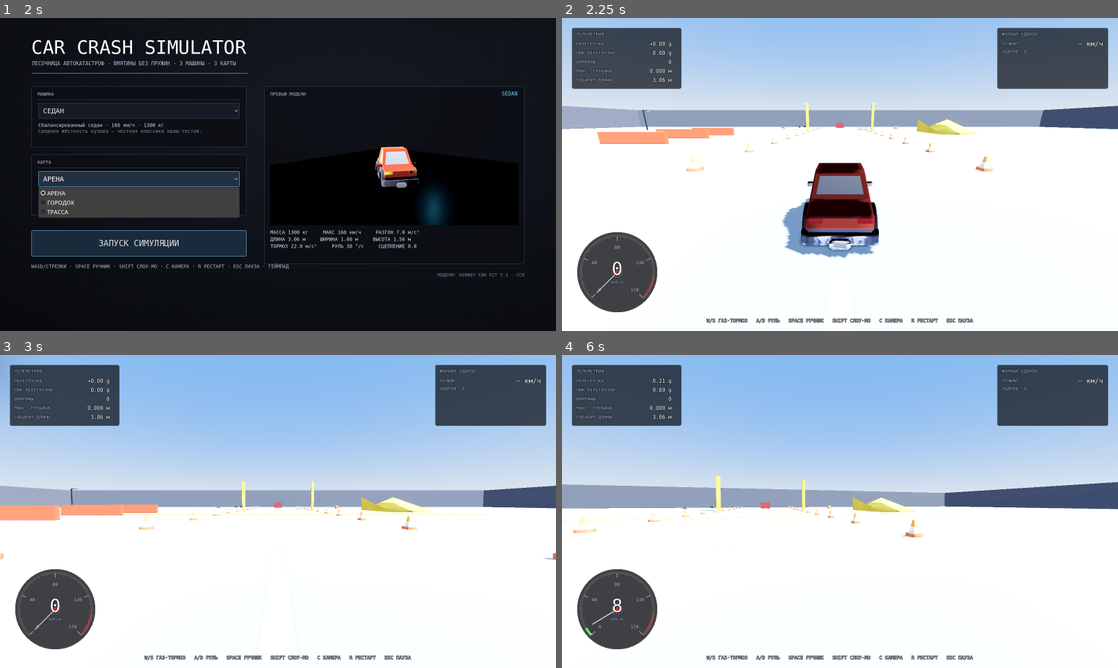
Above: before the commit, frames 1-4 (two rows, left to right).
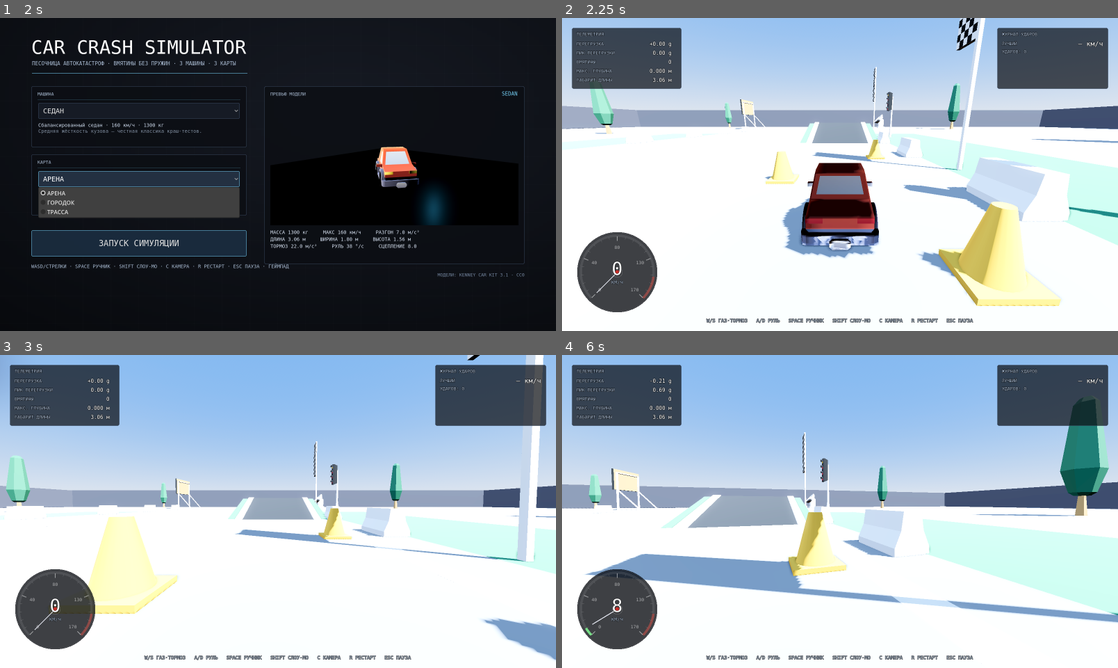
Above: after the commit, the same moments.

Repository: lightcodegit/carcrashsimulator
Game: Godot game, scene res://scenes/main_menu.tscn
Two runs of this game, one before a commit and one after it. Both use one fixed random seed, a clock stepped at 60 frames per second and the inputs below.
Inputs (mouse positions are in pixels of both pictures, inside the frame that each line leads up to):
- Up to frame 1 (2 s): click "СЕДАН" at 0.5 s; click "АРЕНА" at 1.25 s
- Up to frame 2 (2.25 s): click "ЗАПУСК СИМУЛЯЦИИ" at 2 s
- Up to frame 3 (3 s): tap Enter at 2.75 s; move the mouse to (400, 495) at 2.77 s; hold D (steer_right) from 2.78 s (still down); hold C (cam_cycle) from 2.78 s (still down); click (400, 495) at 2.92 s
- Up to frame 4 (6 s): release D (steer_right) at 3.5 s; release C (cam_cycle) at 3.5 s; tap R (respawn) at 3.5, 4.25 s; drag from (728, 527) to (812, 574) at 3.52 s; move the mouse to (895, 442) at 4.27 s; hold D (steer_right) 4.28-5 s; hold W (throttle) 4.28-5 s; drag from (812, 574) to (673, 464) at 5.02 s; move the mouse to (1006, 558) at 5.77 s; hold A (steer_left) from 5.78 s (still down); hold Shift (slowmo) from 5.78 s (still down)

Frame 1 is identical in both runs. In frame 2, 14% of the frame differs, in the area x 5-100%, y 0-92%; in frame 3, 12%; in frame 4, 18%, in the area x 0-100%, y 13-86%.

Commit message:
feat: maps rebuilt from Kenney Racing Kit (CC0); three-ray obstacle probe
- assets/racing: 70 сегментов Kenney Racing Kit 1.0.0 (CC0, лицензия рядом) —
  плиты дорог, повороты, стартовая арка, отбойники, пит-боксы, трибуны, тенты,
  билборды, фонари, флаги, радар, деревья, трамплины
- MapDB.kit() ставит сегмент с trimesh-коллайдером по реальной геометрии;
  backface_collision обязателен, иначе лучи проходят сквозь меш насквозь
- дорога тонется на ROAD_Y=-0.2, чтобы полотно (плита высотой 0.2) легло на y=0;
  тайл 10x10, полотно 8.37 м, при rot_y=90 дорога идёт вдоль +X
- Арена: испытательная петля (прямая + roadHalfCircle + обратная прямая), трамплин
  roadRamp, лежачий полицейский, слалом из пилонов, пит-боксы, трибуны, краш-блок
- Городок: улицы из дорожных плит, арка на въезде, фонари/билборды/заборы/отбойники
  из набора трассы поверх зданий City Kit
- Трасса: 620 м полотна из roadStraightLong, стартовая арка, трамплин, отбойники
  barrierWall по всей длине, пит-лейн с боксами и трибунами, стена на финише
- h_visual меряет удар по сигналу, а по кадрам сдвинут за момент столкновения

fix: _probe бьёт тремя лучами поперёк кузова и берёт ближайшее попадание. Одним
центральным лучом машина шириной 1.9 м промахивалась мимо отбойника, начинавшегося
ровно с её оси: solver останавливал раму, но удар не регистрировался и кузов не мялся

Diff:
--- a/scripts/core/car_rig.gd
+++ b/scripts/core/car_rig.gd
@@ -207,25 +207,42 @@
 	var hit := _space().intersect_ray(q)
 	return -INF if hit.is_empty() else hit.position.y
 
-# Луч из центра рамы вдоль dir. Пусто, если препятствия нет, оно пологое (рампа/пол),
-# это низкая ступень (бордюр) или до него далеко. Иначе — точка контакта и выталкивание.
+# Три луча вдоль dir поперёк кузова, берём ближайшее попадание. Одним центральным
+# лучом машина шириной 1.9 м промахивалась мимо отбойника, который начинался ровно
+# с её оси, хотя solver её останавливал: удар не регистрировался.
+# Пусто, если препятствия нет, оно пологое (рампа/пол), это низкая ступень (бордюр)
+# или до него далеко.
 func _probe(origin: Vector3, dir: Vector3, half: float, vel: Vector3) -> Dictionary:
 	var space := _space()
-	var eye := origin + Vector3(0, 0.2, 0)      # выше пола, чтобы не цеплять землю
+	var fwd := Vector3(cos(heading), 0.0, -sin(heading))
+	var lateral := fwd.cross(Vector3.UP).normalized()
+	var forward_axis := absf(dir.dot(fwd)) > 0.7
+	var spread := lateral if forward_axis else fwd
+	var span := params.width if forward_axis else params.length
 	var margin := half + 0.25 + vel.length() * 0.012
-	var q := PhysicsRayQueryParameters3D.create(eye, eye + dir * (margin + 0.1))
-	q.exclude = [chassis.get_rid()]
-	var hit := space.intersect_ray(q)
+	var offsets: Array[float] = [-span * 0.32, 0.0, span * 0.32]
+	var hit := {}
+	var best_along := INF
+	for off in offsets:
+		var from := origin + Vector3(0, 0.2, 0) + spread * off   # выше пола, чтобы не цеплять землю
+		var q := PhysicsRayQueryParameters3D.create(from, from + dir * (margin + 0.1))
+		q.exclude = [chassis.get_rid()]
+		var h := space.intersect_ray(q)
+		if h.is_empty(): continue
+		var along: float = (h.position - from).dot(dir)
+		if along < best_along:
+			best_along = along
+			hit = h
 	if hit.is_empty(): return {}
 	var n: Vector3 = hit.normal
 	if n.y > DRIVABLE_NORMAL_Y: return {}       # на такую поверхность можно заезжать
-	var along: float = (hit.position - eye).dot(dir)
-	if along >= half + 0.05: return {}
+	if best_along >= half + 0.05: return {}
 	# низкое препятствие не стена: на бордюр и площадку заезжаем, а не упираемся
 	var car_bottom := origin.y - params.collider_size().y * 0.5
-	var top := _obstacle_top(hit.position)
+	var point: Vector3 = hit.position
+	var top := _obstacle_top(point)
 	if top > -INF and top < car_bottom + STEP_UP: return {}
-	return {"point": hit.position, "push": maxf(0.0, half + 0.03 - along)}
+	return {"point": point, "push": maxf(0.0, half + 0.03 - best_along)}
 
 func _physics_process(dt: float) -> void:
 	if body == null or body.wheels.is_empty(): return
--- a/scripts/maps/map_db.gd
+++ b/scripts/maps/map_db.gd
@@ -4,6 +4,8 @@
 # деревьев, заборов, конусов и ящиков + процедурные коробки для пола, стен и рамп.
 
 const A := "res://assets/city/"
+const R := "res://assets/racing/"
+const ROAD_Y := -0.2      # плиты дорог Kenney Racing Kit высотой 0.2: топим, чтобы верх был на y = 0
 const P := "res://assets/props/"
 const CARS := "res://assets/cars/"
 const PROP := 1.3          # единый масштаб пропов относительно моделей машин
@@ -54,6 +56,49 @@
 	body.position = origin
 	root.add_child(body)
 	return body
+
+static func _mesh_faces(m: Mesh) -> PackedVector3Array:
+	var faces := PackedVector3Array()
+	for s in m.get_surface_count():
+		var arr := m.surface_get_arrays(s)
+		var v: PackedVector3Array = arr[Mesh.ARRAY_VERTEX]
+		var ix: PackedInt32Array = arr[Mesh.ARRAY_INDEX]
+		if ix.size() >= 3:
+			for t in range(0, ix.size(), 3):
+				faces.append(v[ix[t]]); faces.append(v[ix[t + 1]]); faces.append(v[ix[t + 2]])
+		else:
+			for q in v: faces.append(q)
+	return faces
+
+# Сегмент Kenney Racing Kit. road => плита топится на ROAD_Y, чтобы полотно легло на y = 0.
+# solid => статичный trimesh-коллайдер по геометрии сегмента (рампы и отбойники честные).
+static func kit(root: Node3D, name: String, pos: Vector3, rot_y_deg: float, solid: bool, road := false) -> MeshInstance3D:
+	var m: Mesh = load(R + name + ".obj")
+	if m == null:
+		push_warning("MapDB: сегмент трассы не найден " + name)
+		return null
+	var mi := MeshInstance3D.new()
+	mi.mesh = m
+	mi.name = "kit:" + name
+	mi.position = pos + Vector3(0, ROAD_Y if road else 0.0, 0)
+	mi.rotation.y = deg_to_rad(rot_y_deg)
+	root.add_child(mi)
+	if solid:
+		var body := StaticBody3D.new()
+		body.position = mi.position
+		body.rotation.y = mi.rotation.y
+		var cs := CollisionShape3D.new()
+		var shape := ConcavePolygonShape3D.new()
+		shape.set_faces(_mesh_faces(m))
+		# без этого лучи проходят сквозь trimesh (обратные грани отсекаются), хотя
+		# solver тело останавливает: клармп рамы и опора переставали видеть препятствие
+		shape.backface_collision = true
+		cs.shape = shape
+		body.add_child(cs)
+		var pm := PhysicsMaterial.new(); pm.friction = 0.0
+		body.physics_material_override = pm
+		root.add_child(body)
+	return mi
 
 static func _aabb_in(n: Node3D) -> AABB:
 	var merged := AABB(); var first := true
@@ -116,31 +161,43 @@
 	box(root, Vector3(0, 4, 100), Vector3(200, 8, 1), wc)
 	box(root, Vector3(-100, 4, 0), Vector3(1, 8, 200), wc)
 	box(root, Vector3(100, 4, 0), Vector3(1, 8, 200), wc)
-	# разметка испытательного полигона
-	for k in 20:
-		box_vis(root, Vector3(-90 + k * 9.5, 0.02, 0), Vector3(5.0, 0.02, 0.4), Color(0.85, 0.85, 0.88))
-	box_vis(root, Vector3(30, 0.02, 0), Vector3(0.4, 0.02, 60), Color(0.9, 0.75, 0.2))
-	# столбы, отбойники, краш-блок
-	box(root, Vector3(60, 4, -10), Vector3(0.8, 8, 0.8), Color(0.75, 0.7, 0.2))
-	box(root, Vector3(60, 4, 10), Vector3(0.8, 8, 0.8), Color(0.75, 0.7, 0.2))
-	for i in 3:
-		box(root, Vector3(20 + i * 8, 0.7, -25), Vector3(0.4, 1.4, 8), Color(0.9, 0.3, 0.2))
+	# испытательная петля: outbound по z = 0, разворот, return по z = -20
+	for k in 5:
+		kit(root, "roadStraightLong", Vector3(-40.0 + k * 20.0, 0, 5), 90, false, true)
+	kit(root, "roadHalfCircle", Vector3(60, 0, 5), 90, false, true)
+	for k in 5:
+		kit(root, "roadStraightLong", Vector3(-40.0 + k * 20.0, 0, -15), 90, false, true)
+	# трамплин вместо одной плиты outbound и лежачий полицейский на return
+	kit(root, "roadRamp", Vector3(20, 0, 5), 90, true, true)
+	kit(root, "roadBump", Vector3(-30, 0, -15), 90, true, true)
+	for k in 8:
+		kit(root, "grass", Vector3(-40.0 + k * 10.0, 0.02, 16), 90, false)
+		kit(root, "grass", Vector3(-40.0 + k * 10.0, 0.02, -26), 90, false)
+	# отбойники по внешнему и внутреннему краю петли
+	for k in 10:
+		kit(root, "barrierWhite", Vector3(-40.0 + k * 10.0, 0, 4.9), 0, true)
+		kit(root, "barrierWhite", Vector3(-40.0 + k * 10.0, 0, -26.1), 0, true)
+	for k in 4:
+		kit(root, "barrierRed", Vector3(44.0 + k * 2.5, 0, 4.9), 0, true)
+	# боксы, трибуны и обвес полигона
+	kit(root, "pitsGarage", Vector3(-60, 0, 9.5), 0, true)
+	kit(root, "pitsOffice", Vector3(-60, 0, 21.0), 0, true)
+	kit(root, "tent", Vector3(-72, 0, 10), 0, true)
+	for k in 2:
+		kit(root, "grandStand", Vector3(-20.0 + k * 11.0, 0, -34.0), 0, true)
+	kit(root, "overheadLights", Vector3(-6, 0, 6.3), 90, true)
+	for k in 3:
+		kit(root, "lightRed", Vector3(-30.0 + k * 30.0, 0, 8.5), 0, true)
+		kit(root, "flagCheckers", Vector3(-24.0 + k * 30.0, 0, 6.6), 0, false)
+	kit(root, "billboard", Vector3(70, 0, -34.0), 0, true)
+	kit(root, "radarEquipment", Vector3(78, 0, 12.0), 0, true)
+	# слалом из пилонов и краш-блок в конце прямой
+	for k in 5:
+		kit(root, "pylon", Vector3(-14.0 + k * 6.0, 0, 2.6 * (1 if k % 2 == 0 else -1)), 0, true)
 	box(root, Vector3(82, 1, 0), Vector3(3, 2, 3), Color(0.6, 0.2, 0.2))
-	box(root, Vector3(0, 4, 99.0), Vector3(60, 8, 1), Color(0.3, 0.3, 0.33))
-	wedge(root, Vector3(38, 0.0, 25), 14, 3.2, 8, Color(0.95, 0.8, 0.2))
-	# конусы вдоль полосы разгона и ящики на площадке
-	for k in 12:
-		prop(root, P + "cone.glb", Vector3(6 + k * 7.0, 0.0, 8.0), PROP, 0.0, false)
-		prop(root, P + "cone.glb", Vector3(6 + k * 7.0, 0.0, -8.0), PROP, 0.0, false)
 	for k in 4:
-		prop(root, P + "box.glb", Vector3(70.0 + k * 1.3, 0.0, 20.0 + k * 0.4), PROP, 0.4 * k, true)
-	prop(root, P + "debris-tire.glb", Vector3(88, 0.0, -18), PROP * 1.2, 0.0, true)
-	prop(root, P + "debris-tire.glb", Vector3(90, 0.0, -16), PROP * 1.2, 0.7, true)
-	prop(root, P + "debris-bumper.glb", Vector3(76, 0.0, -22), PROP, 0.9, true)
-	prop(root, CARS + "sedan.glb", Vector3(-40, 0.0, 30), 1.0, PI * 0.5, true)   # припаркованная мишень
-	prop(root, CARS + "race.glb", Vector3(-40, 0.0, 38), 1.0, PI * 0.5, true)
-	for k in 6:
-		street_lamp(root, Vector3(-60 + k * 24.0, 0, -60), 1.0)
+		kit(root, "treeLarge", Vector3(-80.0 + k * 50.0, 0, 40.0), 0, true)
+		kit(root, "treeSmall", Vector3(-60.0 + k * 50.0, 0, -50.0), 0, true)
 	return {"root": root, "spawn": Transform3D(Basis.IDENTITY, Vector3(0, 1.0, 0)),
 		"bounds": AABB(Vector3(-110, -30, -110), Vector3(220, 70, 220)),
 		"info": {"colliders": root.get_child_count(), "has_ramp": true}}
@@ -149,11 +206,13 @@
 	var root := Node3D.new(); root.name = "Town"
 	box(root, Vector3(0, -1.0, 0), Vector3(300, 2, 300), Color(0.42, 0.42, 0.45))
 	var rng := RandomNumberGenerator.new(); rng.seed = 20261029
-	# улицы: главная вдоль z = -24, поперечная вдоль x = 0
-	box_vis(root, Vector3(0, 0.02, -24), Vector3(300, 0.03, 14), Color(0.16, 0.16, 0.18))
-	box_vis(root, Vector3(0, 0.02, 36), Vector3(300, 0.03, 12), Color(0.16, 0.16, 0.18))
-	box_vis(root, Vector3(0, 0.03, -24), Vector3(300, 0.02, 0.35), Color(0.85, 0.82, 0.4))
+	# улицы из плит Racing Kit: главная вдоль z = -24 и вторая вдоль z = 36
+	for k in 14:
+		kit(root, "roadStraightLong", Vector3(-140.0 + k * 20.0, 0, -19), 90, false, true)
+		kit(root, "roadStraightLong", Vector3(-140.0 + k * 20.0, 0, 41), 90, false, true)
+	kit(root, "roadStart", Vector3(-140, 0, -17.7), 90, true, true)   # арка на въезде в город
 	for k in 24:
+		box_vis(root, Vector3(-140 + k * 12.0, 0.03, -24), Vector3(6.0, 0.02, 0.3), Color(0.85, 0.82, 0.4))
 		box_vis(root, Vector3(-140 + k * 12.0, 0.03, 36), Vector3(6.0, 0.02, 0.3), Color(0.85, 0.82, 0.4))
 	# тротуары
 	for z in [-32.5, -15.5, 29.0, 43.0]:
@@ -179,10 +238,16 @@
 		prop(root, A + "planter.glb", Vector3(-100.0 + k * 28.0, 0.0, -18.5), 3.2, 0.0, true)
 	for k in 10:
 		prop(root, A + "fence-1x4.glb", Vector3(-120.0 + k * 26.0, 0.0, 52.0), 4.0, 0.0, true)
-	# фонари и припаркованные машины
+	# фонари из набора трассы и припаркованные машины
 	for k in 9:
-		street_lamp(root, Vector3(-120.0 + k * 30.0, 0, -33.5), 1.0)
-		street_lamp(root, Vector3(-105.0 + k * 30.0, 0, 30.0), -1.0)
+		kit(root, "lightColored", Vector3(-120.0 + k * 30.0, 0, -33.5), 0, true)
+		kit(root, "lightColored", Vector3(-105.0 + k * 30.0, 0, 30.0), 180, true)
+	for k in 5:
+		kit(root, "billboard", Vector3(-100.0 + k * 50.0, 0, -36.0), 0, true)
+		kit(root, "fenceStraight", Vector3(-110.0 + k * 40.0, 0, 27.0), 0, true)
+	for k in 6:
+		kit(root, "barrierWhite", Vector3(-90.0 + k * 30.0, 0, -16.0), 0, true)
+		kit(root, "pylon", Vector3(-80.0 + k * 30.0, 0, 20.0), 0, true)
 	var parked: Array[String] = [CARS + "sedan.glb", CARS + "truck.glb", CARS + "race.glb"]
 	for k in 6:
 		prop(root, parked[k % parked.size()], Vector3(-90.0 + k * 26.0, 0.0, -20.0), 1.0, PI * 0.5, true)
@@ -193,32 +258,44 @@
 static func _speedway() -> Dictionary:
 	var root := Node3D.new(); root.name = "Speedway"
 	box(root, Vector3(280, -1.0, 0), Vector3(700, 2, 300), Color(0.32, 0.32, 0.34))
-	box_vis(root, Vector3(280, 0.02, 0), Vector3(620, 0.03, 14), Color(0.14, 0.14, 0.16))
-	for k in 50:
-		box_vis(root, Vector3(-20 + k * 12.0, 0.03, 0), Vector3(6.0, 0.02, 0.3), Color(0.9, 0.9, 0.92))
-	for side in [-1, 1]:
-		box(root, Vector3(280, 0.5, side * 8.0), Vector3(620, 1.0, 0.4), Color(0.8, 0.8, 0.85))
-		# отбойники с чередованием цвета
-		for k in 40:
-			var c := Color(0.85, 0.2, 0.18) if k % 2 == 0 else Color(0.9, 0.9, 0.92)
-			box_vis(root, Vector3(-10 + k * 15.0, 0.75, side * 8.0), Vector3(15.0, 0.5, 0.42), c)
+	# полотно из плит Kenney Racing Kit (10 x 20), дорога вдоль +X, центр по z = 0
+	kit(root, "roadStart", Vector3(-20, 0, 6.3), 90, true, true)          # стартовая арка
+	for k in 31:
+		kit(root, "roadStraightLong", Vector3(k * 20.0, 0, 5), 90, false, true)
+	# обочины-газон у старта и пит-лейна
+	for k in 14:
+		kit(root, "grass", Vector3(-20.0 + k * 10.0, 0.02, 16), 90, false)
+		kit(root, "grass", Vector3(-20.0 + k * 10.0, 0.02, -6), 90, false)
+	# отбойники вдоль всей трассы по обе стороны
+	for k in 64:
+		kit(root, "barrierWall", Vector3(-20.0 + k * 10.0, 0, 4.9), 0, true)
+		kit(root, "barrierWall", Vector3(-20.0 + k * 10.0, 0, -6.13), 0, true)
+	# трамплин из дорожного сегмента: поднимается вдоль +X на 2.5 м
+	kit(root, "roadRamp", Vector3(30, 0, 5), 90, true, true)
+	# пит-лейн, трибуны и обвес трассы
+	for k in 4:
+		kit(root, "pitsGarage", Vector3(60.0 + k * 11.0, 0, 9.5), 0, true)
+	kit(root, "pitsOffice", Vector3(106, 0, 9.5), 0, true)
+	for k in 3:
+		kit(root, "grandStand", Vector3(150.0 + k * 11.0, 0, -16.5), 180, true)
+	kit(root, "tent", Vector3(120, 0, 14), 0, true)
+	kit(root, "tentLong", Vector3(190, 0, 14), 0, true)
+	for k in 5:
+		kit(root, "billboard", Vector3(240.0 + k * 60.0, 0, -13.0), 0, true)
+		kit(root, "lightRed", Vector3(260.0 + k * 60.0, 0, 8.0), 0, true)
+	for k in 4:
+		kit(root, "flagCheckers", Vector3(2.0, 0, 6.6 + k * 2.2), 0, false)
+		kit(root, "fenceStraight", Vector3(300.0 + k * 10.0, 0, 9.0), 0, true)
+	kit(root, "overheadLights", Vector3(-6, 0, 6.3), 90, true)
+	kit(root, "radarEquipment", Vector3(420, 0, 10.5), 0, true)
+	kit(root, "roadBump", Vector3(240, 0, 5), 90, true, true)
+	for k in 10:
+		kit(root, "treeLarge", Vector3(-10.0 + k * 65.0, 0, -20.0), 0, true)
+		kit(root, "pylon", Vector3(-14.0 + k * 22.0, 0, 3.2 * (1 if k % 2 == 0 else -1)), 0, true)
+	# финиш: бетонная стена краш-теста
 	box(root, Vector3(585, 3, 0), Vector3(1.5, 6, 30), Color(0.55, 0.2, 0.2))
-	for k in 8:
-		box_vis(root, Vector3(584.1, 0.6 + k * 0.7, -14 + k * 4.0), Vector3(0.2, 0.7, 4.0), Color(0.9, 0.9, 0.92) if k % 2 == 0 else Color(0.85, 0.2, 0.18))
-	wedge(root, Vector3(30, 0.0, 0), 12, 2.2, 10, Color(0.95, 0.8, 0.2))
-	# конусы на старте, покрышки и обломки у стены, деревья за трассой
-	for k in 8:
-		prop(root, P + "cone.glb", Vector3(-6 + k * 3.0, 0.0, 6.5 - k * 0.4), PROP, 0.0, false)
-	for k in 5:
-		prop(root, P + "debris-tire.glb", Vector3(560.0 + (k % 3) * 0.9, 0.0, -12.0 + k * 1.1), PROP * 1.2, 0.5 * k, true)
-	prop(root, P + "debris-bumper.glb", Vector3(548, 0.0, 10), PROP, 0.6, true)
-	prop(root, P + "debris-plate-a.glb", Vector3(552, 0.0, 12), PROP, 1.1, false)
-	for k in 14:
-		prop(root, A + "tree-large.glb", Vector3(-20 + k * 45.0, 0.0, -18.0), 8.0, 0.0, true)
-		prop(root, A + ("tree-large.glb" if k % 2 == 0 else "tree-small.glb"), Vector3(-20 + k * 45.0, 0.0, 18.0), 8.0, 0.0, true)
-	for k in 6:
-		prop(root, P + "box.glb", Vector3(-20 + k * 120.0, 0.0, -11.0), PROP, 0.3, true)
-		prop(root, P + "box.glb", Vector3(-20 + k * 120.0, 0.0, 11.0), PROP, 0.8, true)
+	for k in 5:
+		kit(root, "barrierRed", Vector3(578.0, 0, -5.0 + k * 2.5), 0, true)
 	return {"root": root, "spawn": Transform3D(Basis.IDENTITY, Vector3(-10, 1.0, 0)),
 		"bounds": AABB(Vector3(-120, -30, -160), Vector3(780, 70, 320)),
 		"info": {"colliders": root.get_child_count(), "has_ramp": true}}
--- a/tests/h_visual.gd
+++ b/tests/h_visual.gd
@@ -2,6 +2,7 @@
 # НЕ headless: --path . --fixed-fps 60 --quit-after 700 res://tests/h_visual.tscn
 var _frame := 0
 var gm: GameManager
+var _impacts := 0
 
 func _ready() -> void:
 	GameContext.select("sport", "arena")
@@ -9,16 +10,17 @@
 	add_child(gm)
 	DirAccess.make_dir_recursive_absolute("res://tests/out")
 	await get_tree().process_frame
+	gm.car.impact.connect(func(_s: float, _p: Vector3, _n: Vector3) -> void: _impacts += 1)
 
 func _physics_process(_dt: float) -> void:
 	_frame += 1
 	if _frame == 5: Input.action_press("throttle")
-	if _frame in [60, 150, 200, 215, 240, 300]:
+	if _frame in [60, 150, 200, 260, 330, 420]:
 		await RenderingServer.frame_post_draw
 		var img := get_viewport().get_texture().get_image()
 		img.save_png("res://tests/out/v%d.png" % _frame)
-	if _frame == 301:
+	if _frame == 421:
 		Input.action_release("throttle")
-		print("VIS done impact_seen=%s dents=%d depth=%.3f deform=%.2f" % [
-			str(gm.car._recent_speed > 28), gm.car.body.dent_count, gm.car.body.max_depth, gm.car.body.deformation()])
+		print("VIS done impacts=%d dents=%d depth=%.3f deform=%.2f" % [
+			_impacts, gm.car.body.dent_count, gm.car.body.max_depth, gm.car.body.deformation()])
 		get_tree().quit(0)
Not shown, added: assets/racing/LICENSE-kenney-racing-kit.txt
Binary file added: assets/racing/Textures/checkers.png
Not shown, added: assets/racing/Textures/checkers.png.import
Binary file added: assets/racing/Textures/net.png
Not shown, added: assets/racing/Textures/net.png.import
Binary file added: assets/racing/Textures/tankco.png
Not shown, added: assets/racing/Textures/tankco.png.import
Not shown, added: assets/racing/barrierRed.mtl
Not shown, added: assets/racing/barrierRed.obj
Not shown, added: assets/racing/barrierRed.obj.import
Not shown, added: assets/racing/barrierWall.mtl
Not shown, added: assets/racing/barrierWall.obj
(and 208 more such lines)
